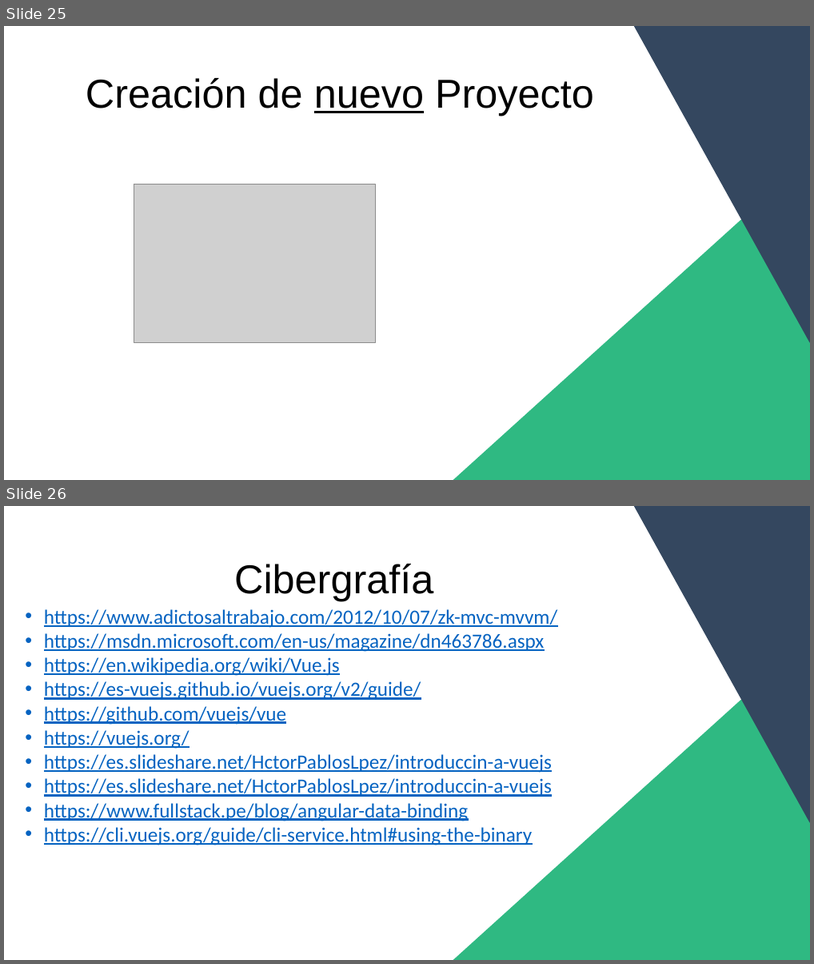
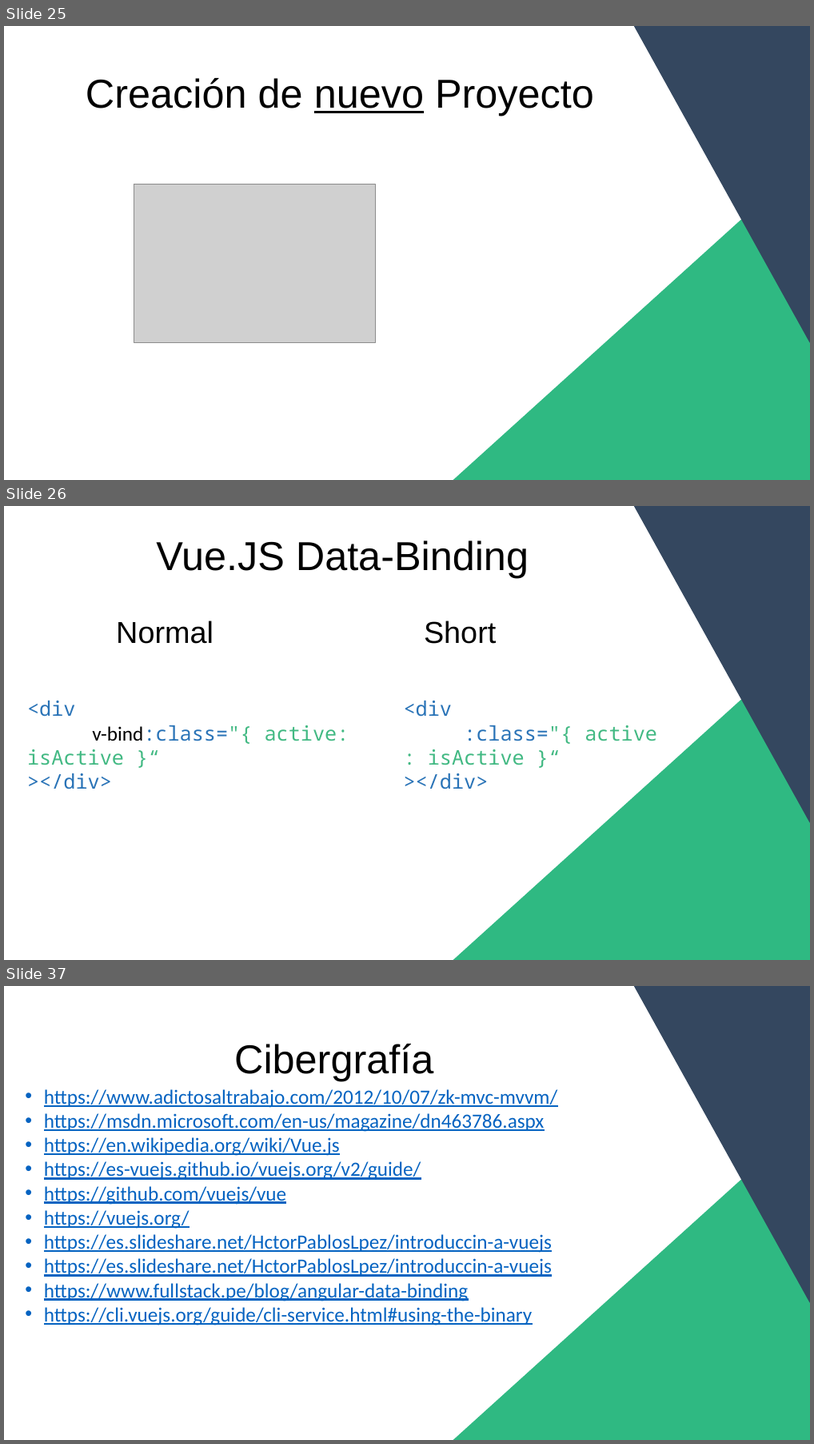
Before and after one commit to jairGomezRod/CursoVueITCancun, a slide deck: PresentaciónVue.pptx. Shown one above the other, each under a label of ours: slides 25 and 26 before the commit, slides 25, 26 and 37 after it; the slides between them are not shown. The pictures are 814x964 and 814x1444 pixels, drawn with LibreOffice and Linux fonts; fonts in the diff are those of the drawing; grey boxes stand for pictures. Boxes give left, top, right and bottom in pixels: in the first picture for what was removed or moved away, otherwise in the second. Text is boxed around its words. In the diff, an @@ line names an element or a change of style, - is before the commit and + after.

```diff
--- a/PresentaciónVue.pptx
+++ b/PresentaciónVue.pptx
@@ slide 26 added at [4, 506, 810, 960], background #FFFFFF @@
@@ triangle added at [635, 506, 810, 822], fill #34475F, outline #34475F 1 pt @@
@@ text added at [156, 540, 529, 577], 48 pt, text #000000 @@
+Vue.JS Data-Binding
@@ text added at [116, 620, 214, 644], 36 pt, text #000000 @@
+Normal
@@ text added at [424, 620, 496, 644], 36 pt, text #000000 @@
+Short
@@ triangle added at [454, 638, 810, 960], fill #2FB982, outline #2FB982 1 pt @@
@@ text added at [27, 700, 350, 789], 24 pt, text #42B983 @@
+<div
+v-bind:class="{ active: isActive }“
+></div>
@@ text added at [404, 700, 658, 789], 24 pt, text #42B983 @@
+<div
+:class="{ active: isActive }“
+></div>
@@ what was slide 26 is now slide 37 @@
```
Also in this commit, not shown: 10 other slides added, 1 other file.
